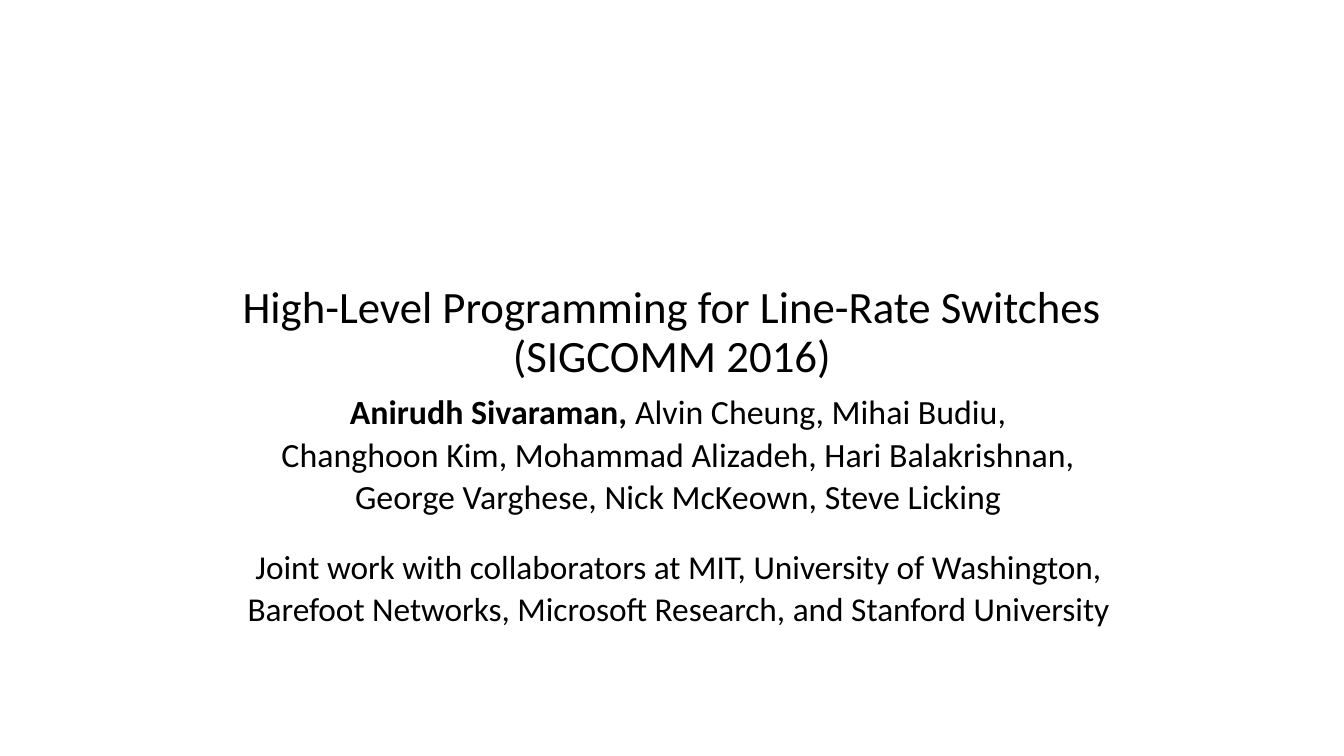
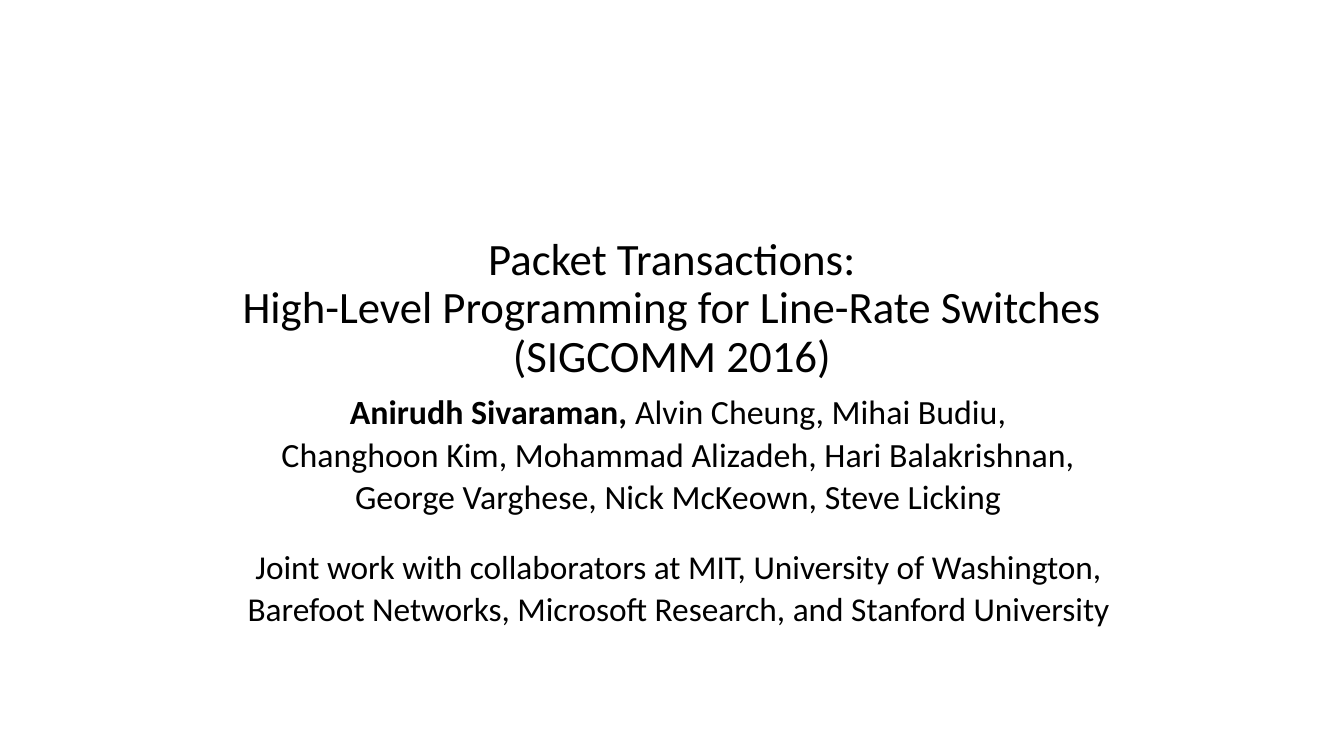
Before and after one commit to anirudhSK/pifo-domino-marple-ppts, a slide deck: slide 28 of combined_domino_pifo.pptx (slide 27 before the commit). Drawn at 1344x756 pixels with LibreOffice and Linux fonts; fonts in the diff are those of the drawing. Boxes give left, top, right and bottom in pixels: in the first picture for what was removed or moved away, otherwise in the second. Text is boxed around its words. In the diff, an @@ line names an element or a change of style, - is before the commit and + after.

```diff
--- a/combined_domino_pifo.pptx
+++ b/combined_domino_pifo.pptx
@@ title at (243, 244, 1100, 378): text changed @@
-High-Level Programming for Line-Rate Switches
-(SIGCOMM 2016)
+Packet Transactions:
+High-Level Programming for Line-Rate Switches
+(SIGCOMM 2016)
```
Also in this commit, not shown: 11 other slides changed, 1 slide added.
